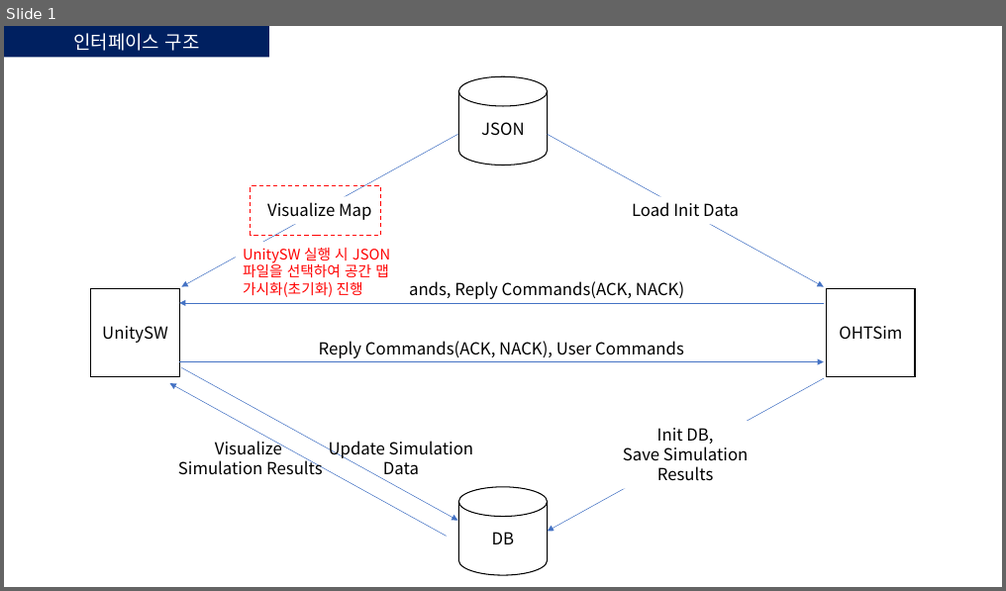
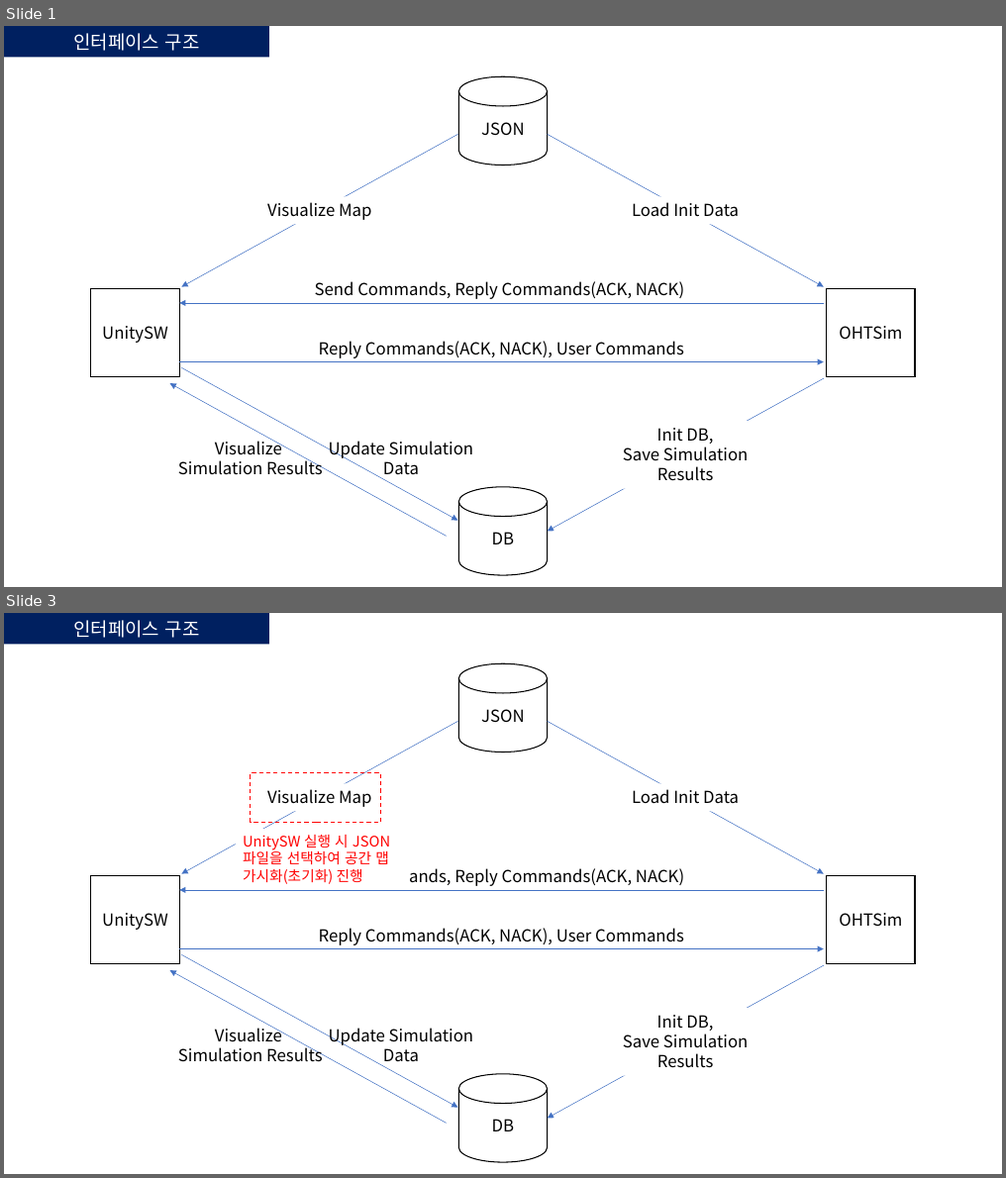
Before and after one commit to jhj0905/OHTSim, a slide deck: (210816) Unity연동.pptx. Shown one above the other, each under a label of ours: slide 1 before the commit, slides 1 and 3 after it; the slides between them are not shown. The pictures are 1006x591 and 1006x1178 pixels, drawn with LibreOffice and Linux fonts; fonts in the diff are those of the drawing. Boxes give left, top, right and bottom in pixels: in the first picture for what was removed or moved away, otherwise in the second. Text is boxed around its words. In the diff, an @@ line names an element or a change of style, - is before the commit and + after.

Commit message:
unity data

```diff
--- a/(210816) Unity연동.pptx
+++ b/(210816) Unity연동.pptx
@@ slide 1 added at [4,26,1002,587], background #FFFFFF @@
@@ rectangle added at [4,26,269,58], fill #002060, 18 pt, text #FFFFFF @@
+인터페이스 구조
@@ group added at [91,76,915,575]: 9 texts, 7 arrows, 2 cylinders, 2 rectangles @@
+JSON
+UnitySW
+Send Commands, Reply Commands(ACK, NACK)
+Reply Commands(ACK, NACK), User Commands
+OHTSim
+Load Init Data
+Visualize Map
+DB
+Init DB,
+Save Simulation Results
+Update Simulation Data
+Visualize
+Simulation Results
@@ what was slide 1 is now slide 3 @@
```
Also in this commit, not shown: 2 slides changed.
